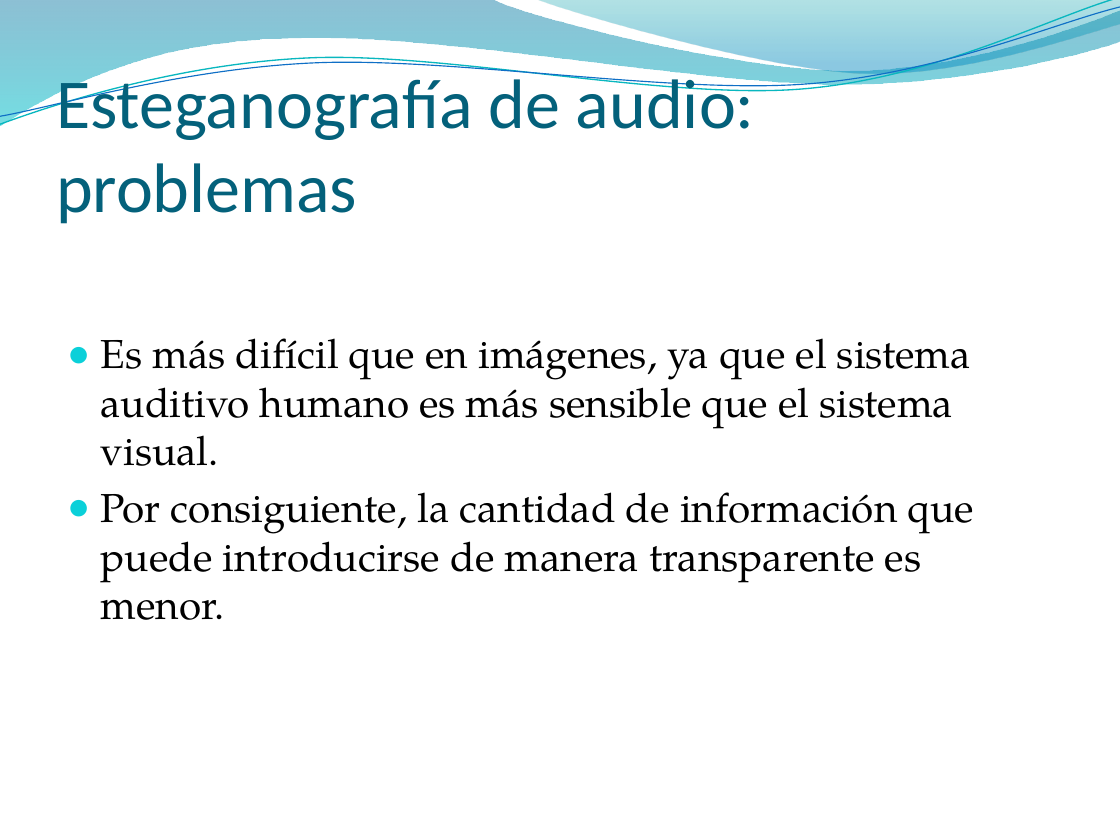
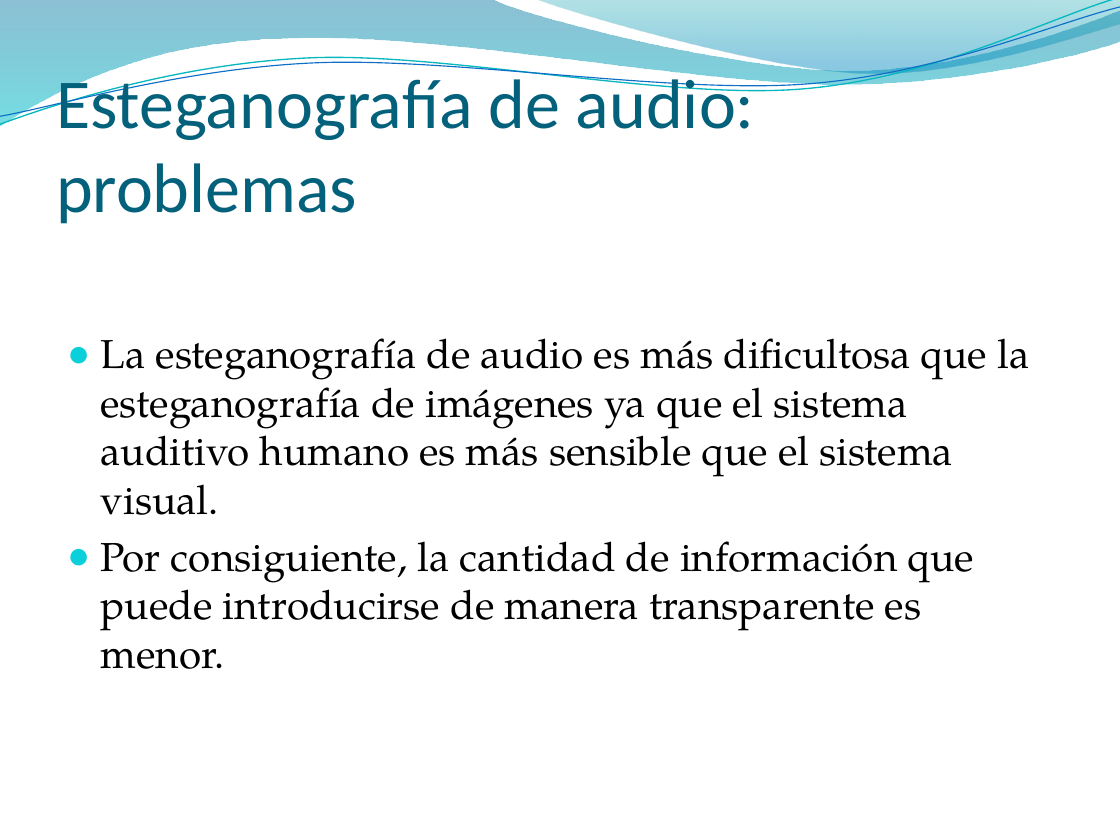
Before and after one commit to pasruiben/esteganografia-criptografia, a slide deck: slide 16 of doc/Ocultar datos en archivos de sonido.pptx (slide 13 before the commit). Drawn at 1120x840 pixels with LibreOffice and Linux fonts; fonts in the diff are those of the drawing; background and template pictures are left out. Boxes give left, top, right and bottom in pixels: in the first picture for what was removed or moved away, otherwise in the second. Text is boxed around its words. In the diff, an @@ line names an element or a change of style, - is before the commit and + after.

```diff
--- a/doc/Ocultar datos en archivos de sonido.pptx
+++ b/doc/Ocultar datos en archivos de sonido.pptx
@@ text at (101, 338, 1029, 515): text changed @@
-● Es más difícil que en imágenes, ya que el sistema auditivo humano es más sensible que el sistema visual.
+● La esteganografía de audio es más dificultosa que la esteganografía de imágenes ya que el sistema auditivo humano es más sensible que el sistema visual.
```
Also in this commit, not shown: 6 other slides changed, 12 slides added, 2 slides removed.
